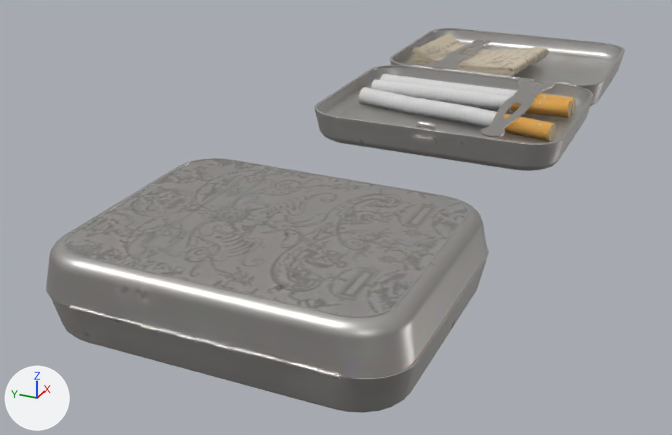
Two versions of the glTF model public/assets/models/r2/cigarette_case.glb, one commit apart.
Before and after are seen from a camera (50 mm lens) standing at (-0.296, -0.105, 0.127) and looking at (-0.006, 0.025, -0.018). Arrows for +X, +Y and +Z are at lower left; the lights stay in place. The first picture is the older version. Where no turn or scale is listed for an object, it has been applied to the vertices. Vertices at exactly the same position are counted once.

The scene before the commit, as lines of its bpy script (objects in view):
```python
me_cube_004 = bpy.data.meshes.new('Cube.004')
me_cube_004.from_pydata(...)  # 8656 vertices, 16912 faces; spans x -0.162..0.162, y -0.05..0.05, z -0.012..0.012
me_cube_004.materials.append(mat_cigarette_case)
ob_cigarette_case_cover_b = bpy.data.objects.new('cigarette_case_cover_b', me_cube_004)
ob_cigarette_case_cover_b.location = (0.0199, 0.0001, 0.012)
```
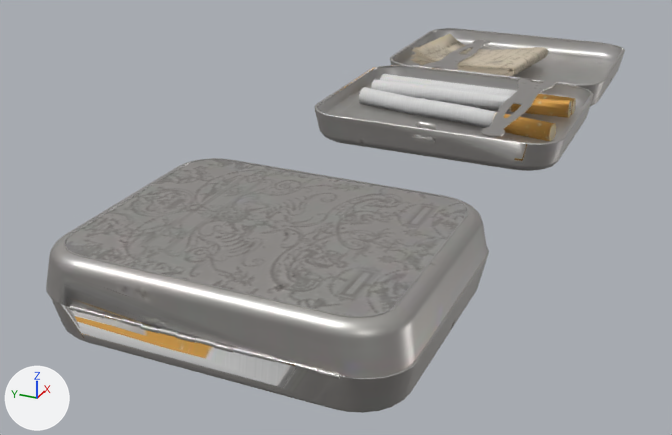
The change, as JSON lines over the scene's bpy script:
```json
{"block": "me_cube_004", "where": "# used by ob_cigarette_case_cover_b; location = (0.0199, 0.0001, 0.012)"}
{"op": "remove", "block": "me_cube_004", "code": "me_cube_004.from_pydata(...)  # 8656 vertices, 16912 faces; spans x -0.162..0.162, y -0.05..0.05, z -0.012..0.012"}
{"op": "add", "block": "me_cube_004", "code": "me_cube_004.from_pydata(...)  # 3180 vertices, 5944 faces; spans x -0.162..0.162, y -0.05..0.05, z -0.012..0.012"}
{"block": "me_cube_004", "change": "me_cube_004 part 1: 132 vertices moved within x 0.0..0.141, y -0.032..0.044, z -0.007..0.002; 3168 vertices removed from x -0.002..0.162, y -0.05..0.05, z -0.012..0.003"}
{"block": "me_cube_004", "change": "me_cube_004 part 2: 38 vertices moved within x -0.161..-0.08, y -0.049..0.048, z -0.002..0.002; 2308 vertices removed from x -0.161..-0.079, y -0.05..0.05, z -0.012..0.012"}
```

Boxes [x1, y1, x2, y2] around the edits, measured in the pictures (672 x 435 px):
```json
{"part": 1, "of": "me_cube_004", "change": "reshaped", "before": [315, 28, 625, 169], "after": [410, 34, 557, 138]}
{"part": 2, "of": "me_cube_004", "change": "cut back", "before": [59, 284, 347, 392], "after": [69, 305, 316, 370]}
```
